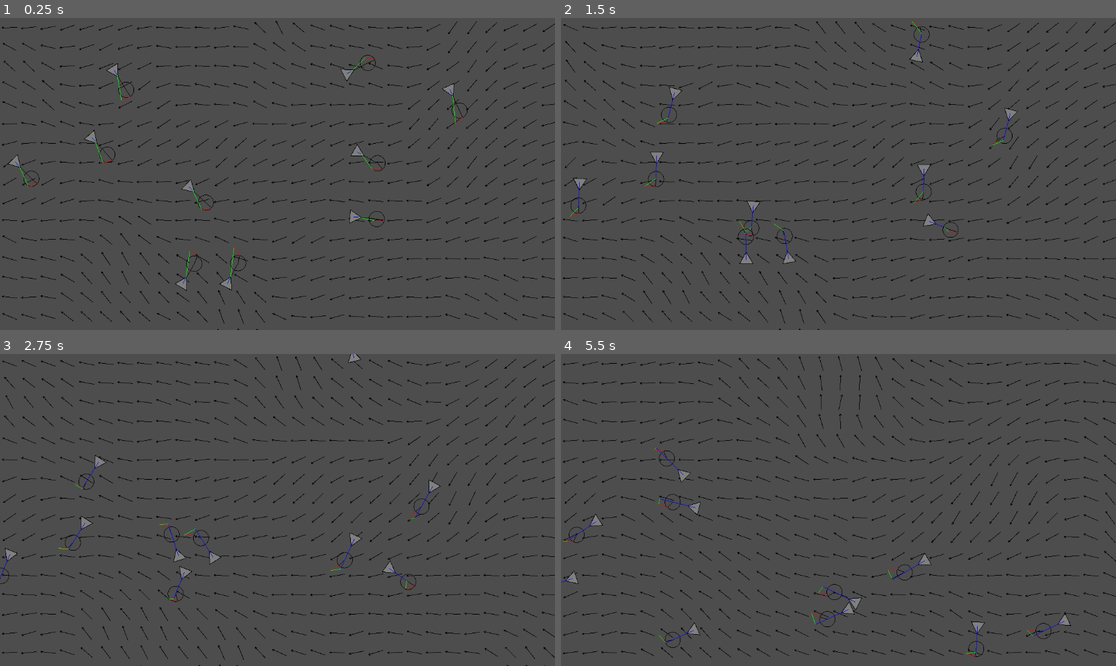
Above: before the commit, frames 1-4 (two rows, left to right).
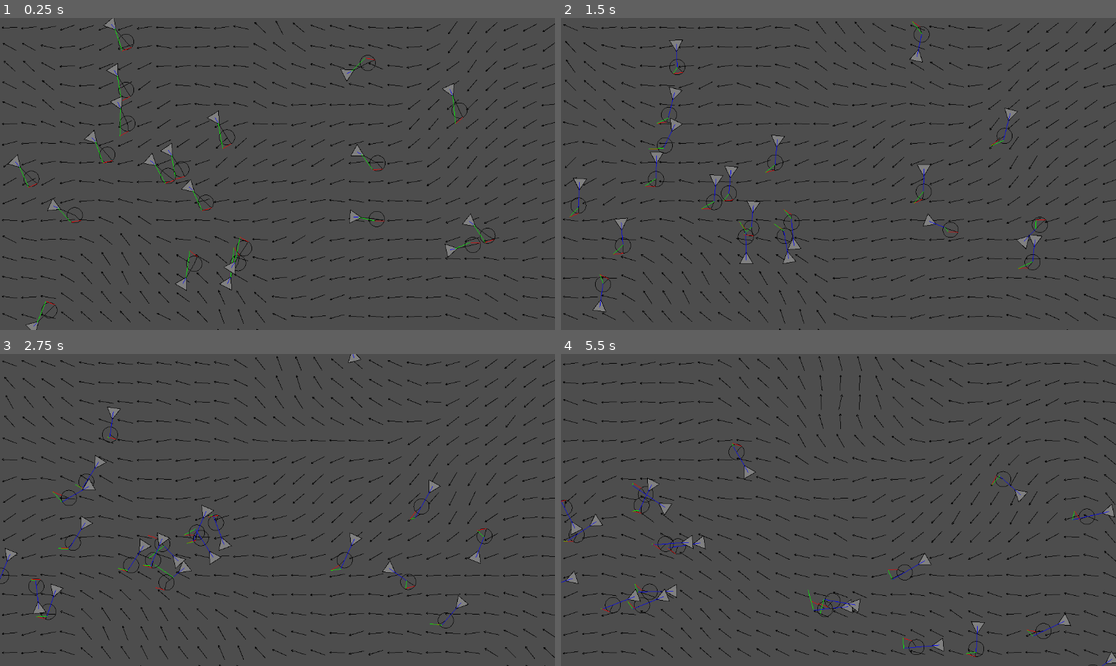
Above: after the commit, the same moments.

Repository: WSQS/godot-little-games
Game: Godot game, scene res://games/noc-flow-fields/scene/main.tscn
The game is run twice, just before and just after one commit, with the same random seed, the same clock (stepped at 60 frames per second) and the same inputs. This scene is started directly instead of the project's main scene.
Inputs (mouse positions are in pixels of both pictures, inside the frame that each line leads up to):
- Up to frame 1 (0.25 s): no input
- Up to frame 2 (1.5 s): tap Enter at 0.5 s; move the mouse to (960, 158) at 0.52 s; hold Right 0.53-1.28 s; click (960, 158) at 0.67 s; move the mouse to (727, 189) at 1.27 s; hold Down from 1.28 s (still down)
- Up to frame 3 (2.75 s): move the mouse to (333, 441) at 2.02 s; release Down at 2.03 s; hold Right from 2.03 s (still down)
- Up to frame 4 (5.5 s): move the mouse to (810, 572) at 2.77 s; release Right at 2.78 s; hold Up 2.78-3.53 s; click (810, 572) at 2.92 s; move the mouse to (1005, 556) at 3.52 s; hold Left 3.53-5.03 s; move the mouse to (672, 463) at 4.27 s; move the mouse to (866, 510) at 5.02 s; hold Down from 5.03 s (still down); click (866, 510) at 5.17 s

The runs differ from the first frame. In frame 1, 0.8% of the frame differs, in the area x 4-90%, y 0-100%; in frame 2, 0.8%; in frame 3, 1.1%; in frame 4, 1.6%, in the area x 0-100%, y 28-100%.

Commit message:
feat(flow-fields): add boid flocking behavior and increase spawn count

Diff:
--- a/games/noc-flow-fields/script/boid.gd
+++ b/games/noc-flow-fields/script/boid.gd
@@ -1,6 +1,7 @@
 extends SteeringAgent
 class_name Boid
 @onready var main: Node2D = $"../.."
+@onready var manager: Node2D = $".."
 
 var r := 8.0
 var alpha := .0
@@ -18,7 +19,25 @@
 
 func _compute_desired() -> Vector2:
 	alpha += randf_range(-0.05, 0.05)
-	return (offset + Vector2.from_angle(alpha) * radius).rotated(rotation) + main.query_flow(position) * 20
+	var result: Vector2 = (offset + Vector2.from_angle(alpha) * radius).rotated(rotation) + main.query_flow(position) * 20
+	var boids := manager.get_children()
+	var position_sum := Vector2.ZERO
+	var sum_count := 0
+	for boid: Node2D in boids:
+		if boid == self:
+			continue
+		var distance := position - boid.get_position()
+		if distance.length() < 20:
+			result += distance.normalized() * 500 / distance.length()
+			var diff_velocity = boid.velocity - velocity;
+			result += diff_velocity * 20 / distance.length()
+			position_sum += boid.position
+			sum_count += 1
+	if sum_count >= 0:
+		position_sum /= sum_count
+		var distance := position_sum - position
+		result += distance.normalized() * 20
+	return result
 
 # Called every frame. 'delta' is the elapsed time since the previous frame.
 func _process(delta: float) -> void:
--- a/games/noc-flow-fields/script/boid_manager.gd
+++ b/games/noc-flow-fields/script/boid_manager.gd
@@ -3,6 +3,6 @@
 
 # Called when the node enters the scene tree for the first time.
 func _ready() -> void:
-	for i in range(10):
+	for i in range(20):
 		var vehicle = Boid.new()
 		add_child(vehicle)
